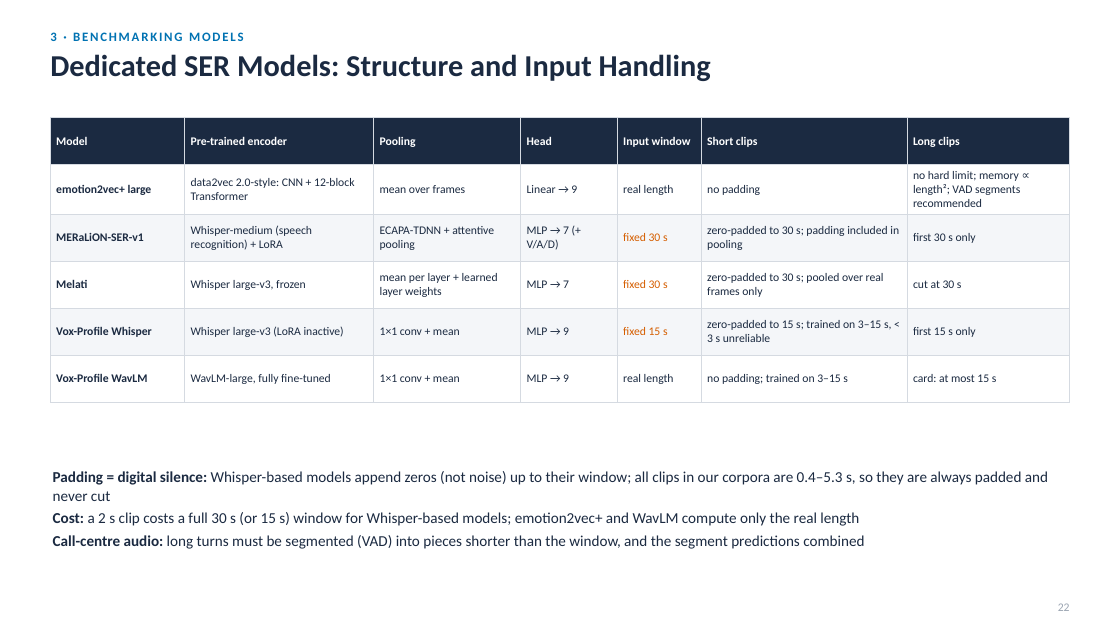
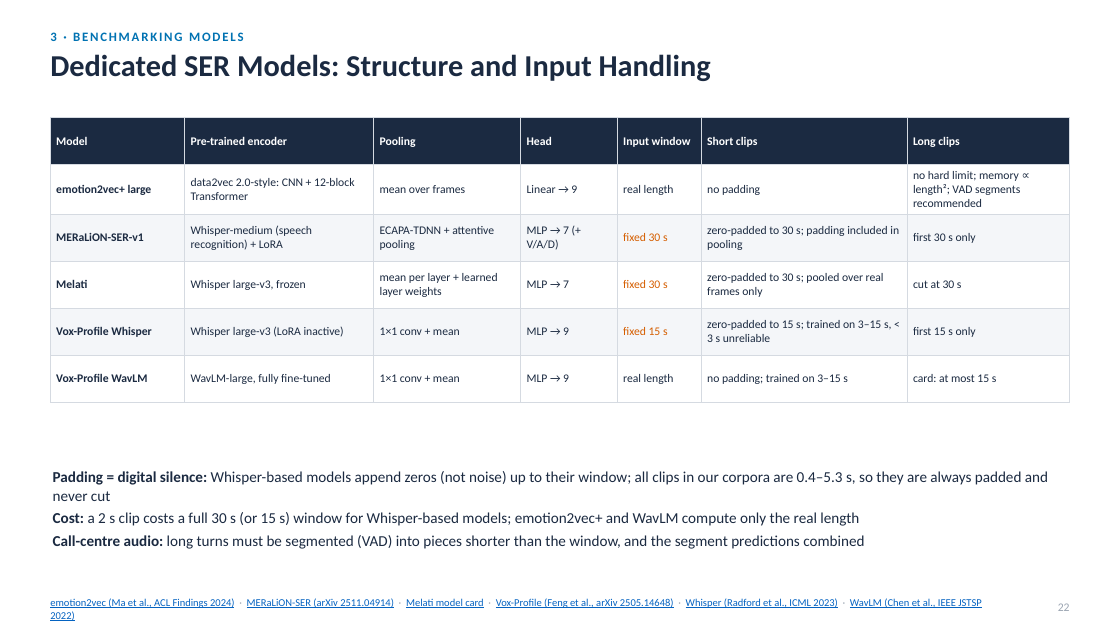
Before and after one commit to Davidlequnchen/emotion_recognition, a slide deck: slide 23 of emotion_recognition/presentation/SER_evaluation.pptx. Drawn at 1120x630 pixels with LibreOffice and Linux fonts; fonts in the diff are those of the drawing. Boxes give left, top, right and bottom in pixels: in the first picture for what was removed or moved away, otherwise in the second. Text is boxed around its words. In the diff, an @@ line names an element or a change of style, - is before the commit and + after.

```diff
--- a/emotion_recognition/presentation/SER_evaluation.pptx
+++ b/emotion_recognition/presentation/SER_evaluation.pptx
@@ text added at [50, 598, 981, 621], 9 pt, text #0563C1, underline @@
+emotion2vec (Ma et al., ACL Findings 2024) · MERaLiON-SER (arXiv 2511.04914) · Melati model card · Vox-Profile (Feng et al., arXiv 2505.14648) · Whisper (Radford et al., ICML 2023) · WavLM (Chen et al., IEEE JSTSP 2022)
```
Also in this commit, not shown: 34 other slides changed, 2 slides added, 7 other files.
